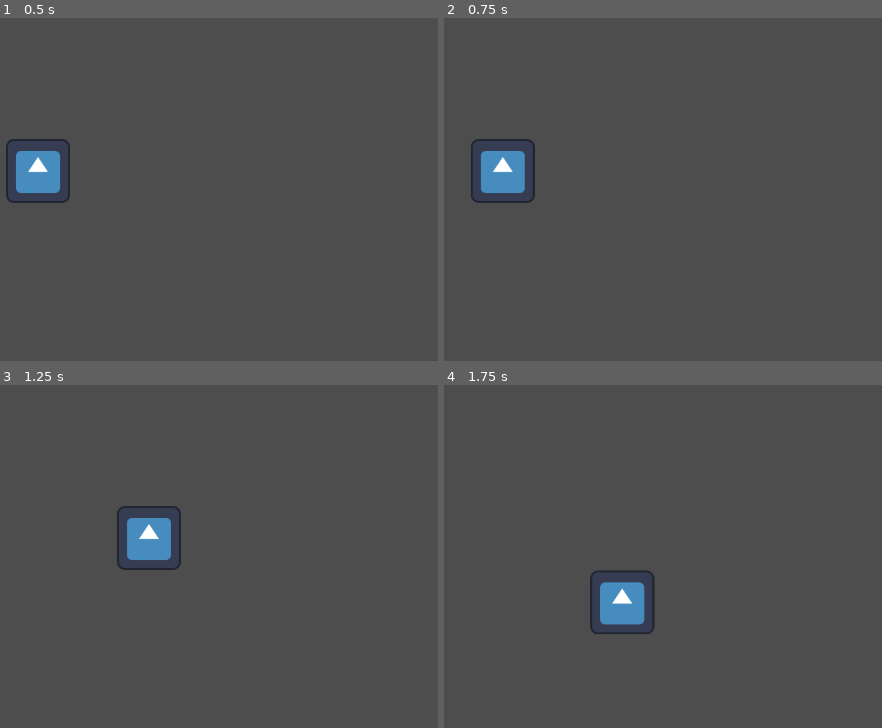
Above: before the commit, frames 1-4 (two rows, left to right).
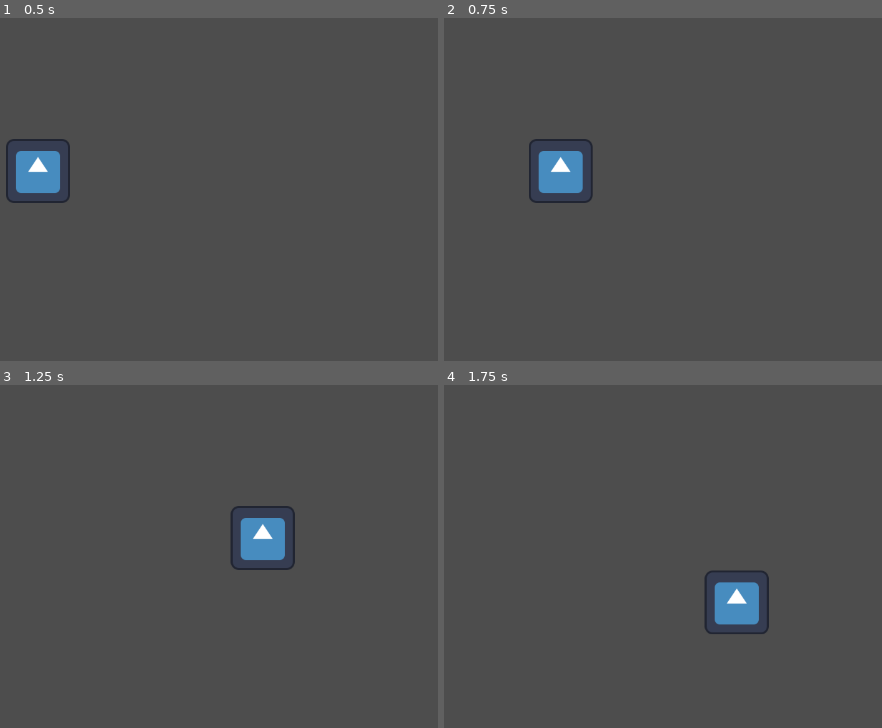
Above: after the commit, the same moments.

Repository: hugorocha05/A-Torre_Demo
Game: Godot game, scene res://Scenes/root.tscn
Same seed, same stepped clock (60 frames per second), same inputs: the game is played once before the commit and once after it. The engine's default icon, where the game draws it, is replaced by a stand-in: a white triangle on a blue panel in a dark square.
Inputs:
- Up to frame 1 (0.5 s): no input
- Up to frame 2 (0.75 s): tap Enter at 0.5 s; hold D (Move Right) from 0.53 s (still down); tap Space (Dash, bound only after the commit) at 0.6 s
- Up to frame 3 (1.25 s): keep holding D (Move Right)
- Up to frame 4 (1.75 s): release D (Move Right) at 1.28 s; hold S (Move Down) from 1.28 s (still down); tap Space (Dash, bound only after the commit) at 1.35 s

Frame 1 is identical in both runs. In frame 2, 3.1% of the frame differs, in the area x 6-35%, y 35-54%; in frame 3, 3.2%; in frame 4, 3.3%, in the area x 33-75%, y 54-73%.

Commit message:
Added dash ability and some more comments

Diff:
--- a/A Torre - Demo/Scenes/player.tscn
+++ b/A Torre - Demo/Scenes/player.tscn
@@ -15,3 +15,15 @@
 
 [node name="CollisionShape2D" type="CollisionShape2D" parent="."]
 shape = SubResource("RectangleShape2D_rj8ne")
+
+[node name="Timers" type="Node" parent="."]
+
+[node name="DashTimer" type="Timer" parent="Timers"]
+wait_time = 0.2
+one_shot = true
+
+[node name="DashCooldown" type="Timer" parent="Timers"]
+one_shot = true
+
+[connection signal="timeout" from="Timers/DashTimer" to="." method="_on_dash_timer_timeout"]
+[connection signal="timeout" from="Timers/DashCooldown" to="." method="_on_dash_cooldown_timeout"]
--- a/A Torre - Demo/Scripts/Player.gd
+++ b/A Torre - Demo/Scripts/Player.gd
@@ -3,22 +3,53 @@
 # ----------------------------
 # Character variables
 # ----------------------------
-var max_speed := 300.0  # Max speed that the player-character can achieve
+var max_speed := 300.0  # Max speed that the player-character can achieve while running
 var acceleration := 8.0  # Acceleration value of the player-character, permits smooth movement
 var input_vector := Vector2.ZERO  # The input vector is a Vector2 I'm using to determine the direction of movement with x and y values ranging from -1 to 1. Ex: (-1, 0) means the input vector is "moving left" and (0, 1) means it's "moving down"
+
+var dash_speed := 900.0  # Speed of the player while dashing
+var dash_direction := Vector2.RIGHT  # Used to keep track of the last movement direction so the dash can be predictable and consistent
+var dash_duration := 0.15
+var can_dash := true  # Flag used to apply a dash cooldown
+var dash_cooldown_duration := 2.0
+
+enum MovementState {  # Basic state machine
+	NORMAL,
+	DASHING
+}
+
+var movement_state:= MovementState.NORMAL
+
+# ---------------------------
+# Setup
+# ----------------------------
+
+# Accessing child nodes
+@onready var dash_timer = $Timers/DashTimer
+@onready var dash_cooldown = $Timers/DashCooldown
+
+func _ready():
+	# Setting up the timer wait times
+	dash_timer.wait_time = dash_duration
+	dash_cooldown.wait_time = dash_cooldown_duration
 
 # ----------------------------
 # Movement
 # ----------------------------
-func get_input_vector() -> void:
+func get_input() -> void:
 	# Get input actions
 	input_vector = Input.get_vector("Move Left", "Move Right", "Move Up", "Move Down")  # get_vector() returns a result in …(419 unchanged characters)…
 
+	if Input.is_action_just_pressed("Dash") and movement_state != MovementState.DASHING and can_dash:  # Checks that the dash button was pressed and then allows the player to dash if they aren't already dashing (so they can't dash twice at the same time) and the can_dash checks if the dash ability isn't in cooldown
+		dash()
+
 func update_velocity(delta: float) -> void:
-	if input_vector != Vector2.ZERO:  # If there are movement inputs
-		apply_acceleration(delta)
-	else:
-		apply_friction(delta)
+	if movement_state == MovementState.NORMAL:
+		if input_vector != Vector2.ZERO:  # If there are movement inputs
+			dash_direction = input_vector  # Stores the movement direction so the dash corresponds with the player movement
+			apply_acceleration(delta)  # Accelerates the player in the direction they are going, allows smooth movement
+		else:
+			apply_friction(delta)  # Decelarates the player when they aren't moving, allows smooth stopping
 
 func apply_acceleration(delta: float) -> void:
 	velocity = velocity.lerp(input_vector * max_speed, acceleration * delta)  # lerp gradually brings the velocity from th …(196 unchanged characters)…
@@ -26,10 +57,26 @@
 func apply_friction(delta: float) -> void:
 	velocity = velocity.lerp(Vector2.ZERO, Globals.FRICTION * delta)  # lerp gradually brings velocity from the current va …(282 unchanged characters)…
 
+func dash():
+	movement_state = MovementState.DASHING  # Update state
+	velocity = dash_speed * dash_direction  # The actual dash logic
+	can_dash = false
+
+	# Start dash timers
+	dash_timer.start()
+	dash_cooldown.start()
+
+func _on_dash_timer_timeout():
+	movement_state = MovementState.NORMAL  # When the dash duration runs out, update the state back to normal mode. That way the velocity update goes back to usual so acceleration/friction can be applied
+
+func _on_dash_cooldown_timeout():
+	can_dash = true  # Once the cooldown is over, the player gains back the ability to dash
+	print("can dash\n")
+
 # ----------------------------
 # Processing
 # ----------------------------
 func _physics_process(delta: float) -> void:
-	get_input_vector()
+	get_input()
 	update_velocity(delta)
 	move_and_slide()  # Godot's built-in movement function, moves character based on the 'velocity' attribute
--- a/A Torre - Demo/project.godot
+++ b/A Torre - Demo/project.godot
@@ -50,6 +50,11 @@
 , Object(InputEventKey,"resource_local_to_scene":false,"resource_name":"","device":-1,"window_id":0,"alt_pressed":false,"shift_pressed":false,"ctrl_pressed":false,"meta_pressed":false,"pressed":false,"keycode":0,"physical_keycode":4194321,"key_label":0,"unicode":0,"echo":false,"script":null)
 ]
 }
+Dash={
+"deadzone": 0.5,
+"events": [Object(InputEventKey,"resource_local_to_scene":false,"resource_name":"","device":-1,"window_id":0,"alt_pressed":false,"shift_pressed":false,"ctrl_pressed":false,"meta_pressed":false,"pressed":false,"keycode":0,"physical_keycode":32,"key_label":0,"unicode":32,"echo":false,"script":null)
+]
+}
 
 [rendering]
 
